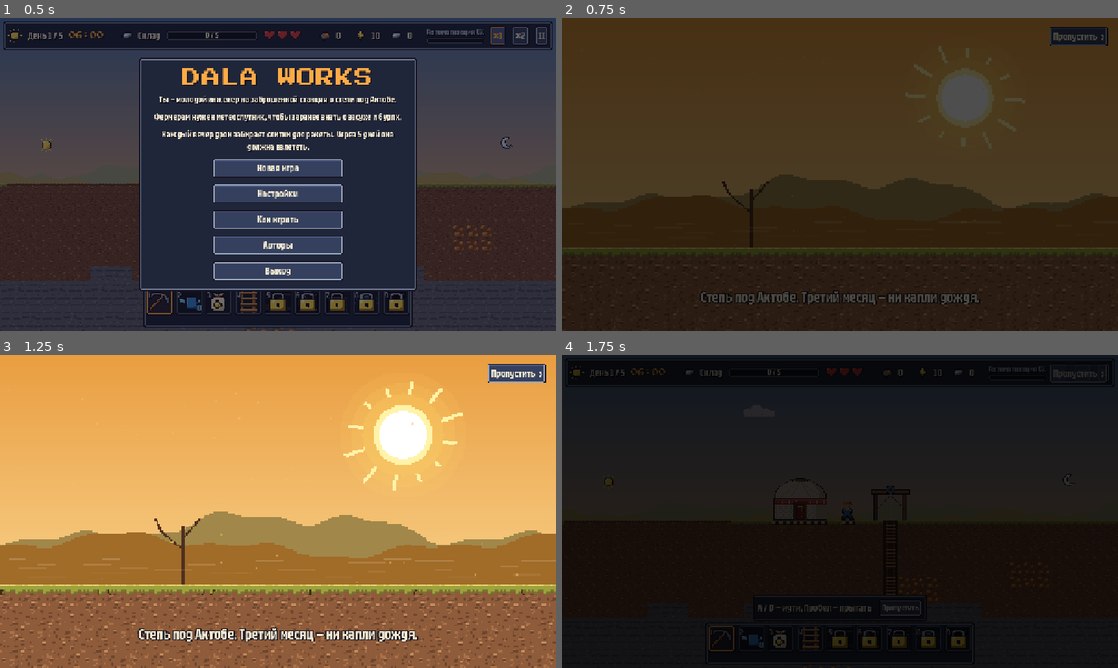
Above: before the commit, frames 1-4 (two rows, left to right).
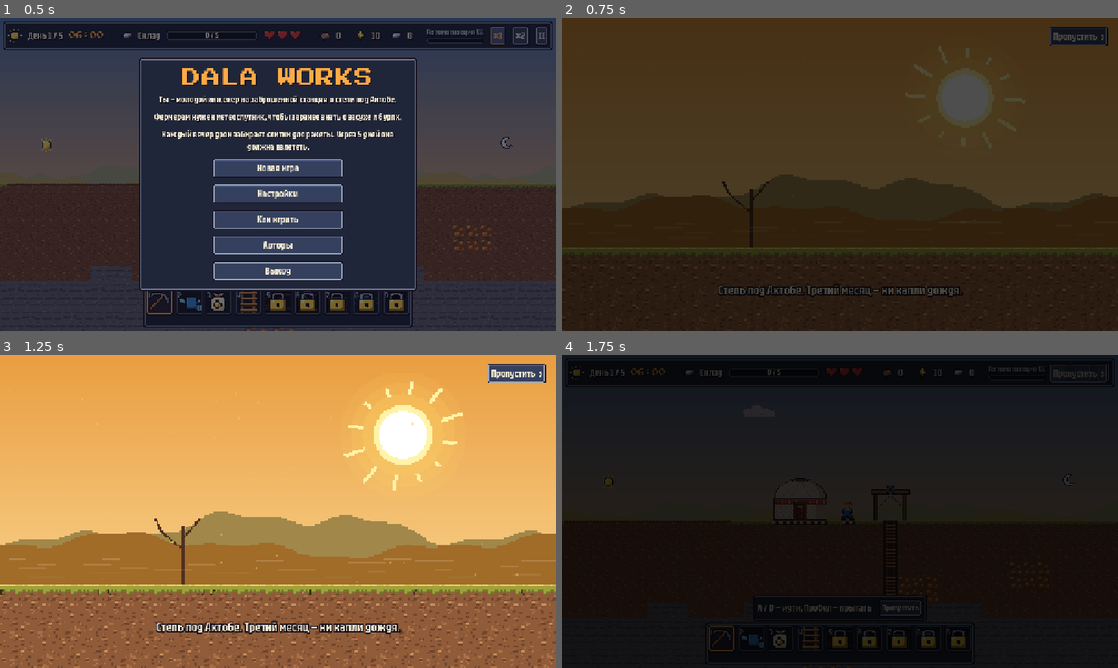
Above: after the commit, the same moments.

Repository: hinabaina/urban-robot
Game: Godot game, scene res://main/Main.tscn
Same seed, same stepped clock (60 frames per second), same inputs: the game is played once before the commit and once after it.
Inputs (mouse positions are in pixels of both pictures, inside the frame that each line leads up to):
- Up to frame 1 (0.5 s): no input
- Up to frame 2 (0.75 s): click "Новая игра" at 0.5 s
- Up to frame 3 (1.25 s): no input
- Up to frame 4 (1.75 s): tap Enter at 1.25 s; move the mouse to (962, 495) at 1.27 s; hold D (move_right) from 1.28 s (still down); tap F (demolish) at 1.35 s; click (962, 495) at 1.42 s; tap Space (jump) at 1.52 s

Frame 1 is identical in both runs. In frame 2, 1.9% of the frame differs, in the area x 24-76%, y 85-92%; in frame 3, 2.4%, in the area x 24-76%, y 84-92%; in frame 4, nothing differs.

Commit message:
Intro: tighter pauses so the narration fills the cutscene
Co-Authored-By: Claude Opus 5.5 <noreply@anthropic.com>
Claude-Session: https://claude.ai/code/session_01M2yRtLbnkNfsXLYQcAmbij

Diff:
--- a/ui/Intro.gd
+++ b/ui/Intro.gd
@@ -9,13 +9,13 @@
 const VIEW_SIZE := Vector2i(320, 180)
 const AUDIO := "res://assets/audio/"
 const LINES := 7
-const MIN_SECONDS := [6.0, 8.0, 5.5, 6.5, 5.5, 7.5, 3.0]   # сцена не короче этого, даже без голоса
-const PAD_SECONDS := 0.7                                      # пауза после реплики до следующей сцены
+const MIN_SECONDS := [4.0, 5.0, 4.0, 4.5, 4.0, 5.0, 3.0]   # сцена не короче этого; обычно длину задаёт голос
+const PAD_SECONDS := 0.4                                      # пауза после реплики до следующей сцены
 const VOICE_DELAY := 0.35                                     # реплика начинается чуть позже картинки
 const LIGHTNING := [0.42, 0.58, 0.74]                         # доли сцены бури с молниями
 const QUOTA := 120
 const FADE := 0.6
-const SUB_SIZE := 32
+const SUB_SIZE := 28
 const COUNTER_SIZE := 30
 
 var _stage: Node2D
@@ -180,7 +180,7 @@
 func _build_text() -> void:
 	_subtitle = _outlined(SUB_SIZE, UiKit.TEXT)
 	_subtitle.set_anchors_and_offsets_preset(Control.PRESET_BOTTOM_WIDE)
-	_subtitle.offset_top = -120
+	_subtitle.offset_top = -150
 	_subtitle.offset_bottom = -36
 	_subtitle.offset_left = 120
 	_subtitle.offset_right = -120
